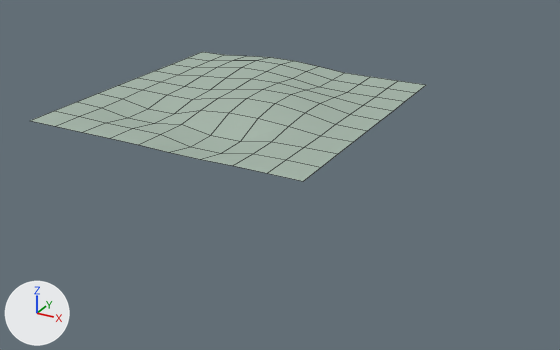
The Blender file static/assets/models/terrain.blend, before and after one commit.
Both versions are drawn from a camera (50 mm lens) standing at (27.3, -44.0, 17.1) and looking at (6.1, -5.5, -2.2). Lighting does not change. The marker at lower left points along +X, +Y and +Z. Mesh edges are drawn as thin lines.
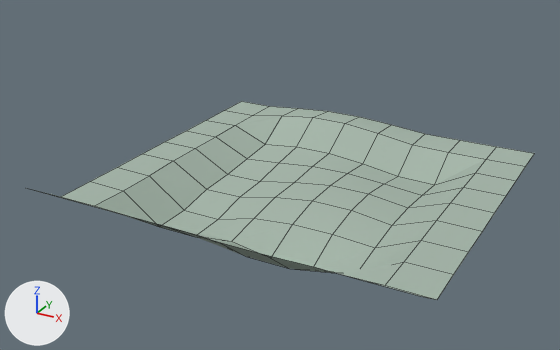
Commit message: use large terrain and empty grid

What differs and where, as boxes (x1, y1, x2, y2) in the pictures (560 x 350 px; the box of a moved part takes in the faces that stretch with it):
'Grid', reshaped, moved (26% wider, 54% taller)
    before: (30, 52, 426, 181)
    after: (35, 101, 534, 300)
part 1 of me_grid_003, moved or reshaped
    before: (55, 52, 426, 167)
    after: (61, 101, 534, 300)
part 2 of me_grid_003, moved or reshaped
    before: (30, 111, 321, 181)
    after: (35, 190, 433, 299)

Edits to the bpy script that builds the scene:
```text
Change me_grid_003:
    used by ob_grid; location = (0.0, 0.0, 0.0)
    remove me_grid_003.from_pydata(...)  # 100 vertices, 81 faces; spans x -10.0..10.0, y -10.0..10.0, z -0.5..0.7
    add me_grid_003.from_pydata(...)  # 100 vertices, 81 faces; spans x -10.0..10.0, y -10.0..10.0, z -0.4..2.6
    me_grid_003 part 1: 54 of the vertices in x -10.0..10.0, y -7.8..10.0, z -0.5..0.6 are moved by (0.0, 0.0, 1.2)
    me_grid_003 part 2: all 10 vertices in x -10.0..10.0, y -10.0, z -0.1..0.0 are moved by (0.0, 0.0, 2.6)
Change ob_grid:
    ob_grid.location: (0.0, 0.0, 0.0) -> (10.02, -9.99, -1.19)
```
